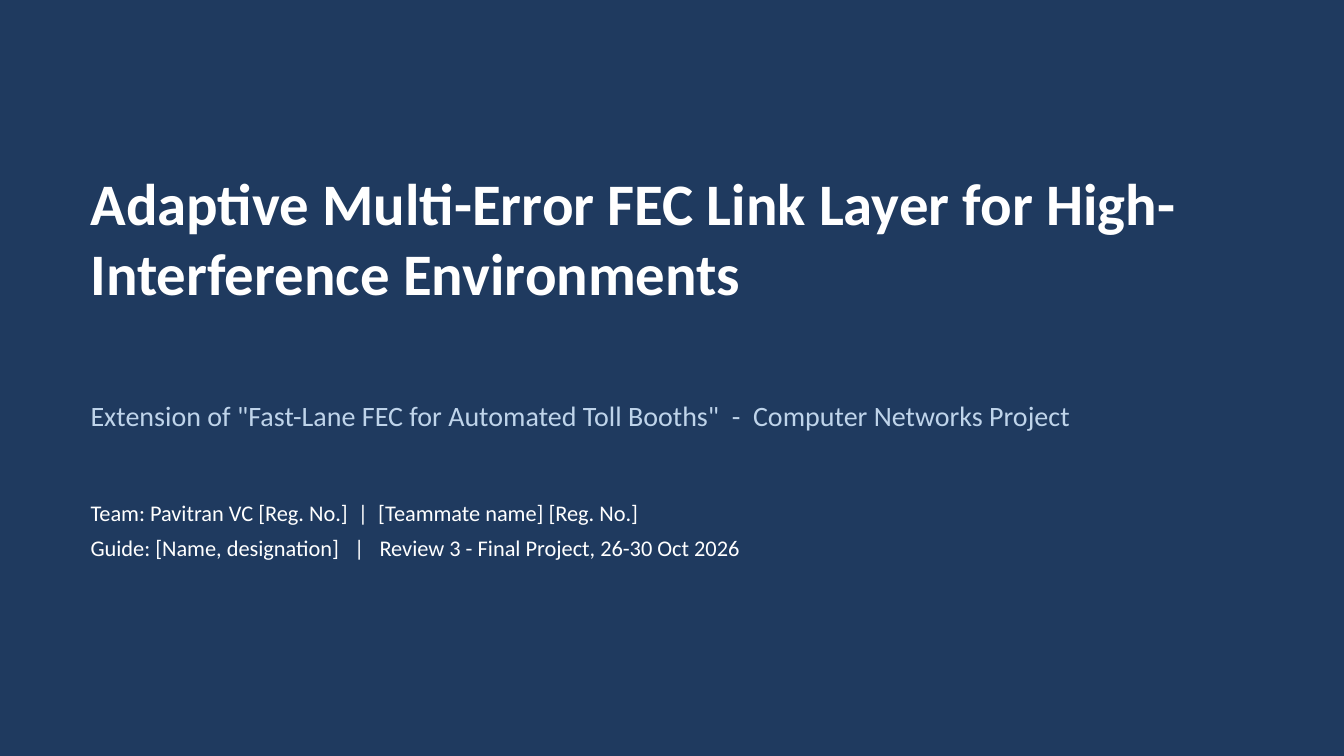
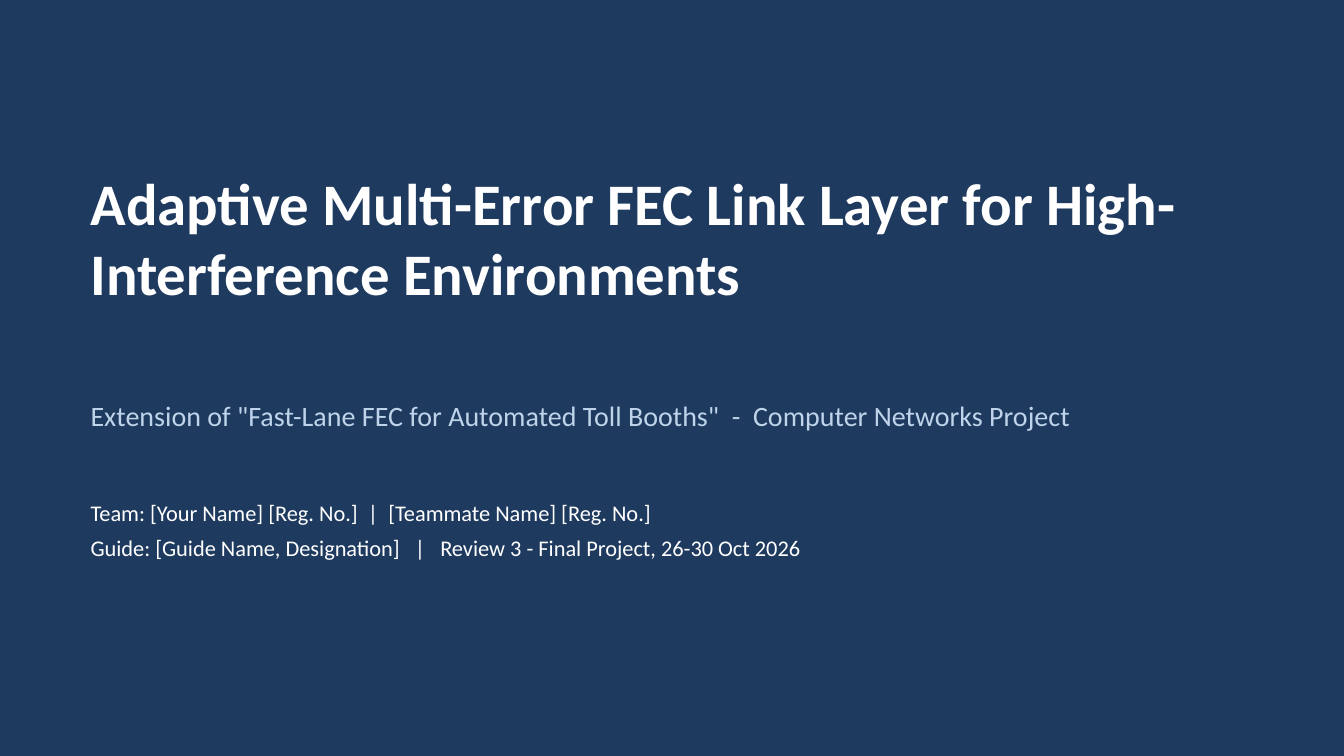
Before and after one commit to PavitranVC/Adaptive-FEC-Link, a slide deck: slide 1 of submission/Review3_Final_Presentation.pptx. Drawn at 1344x756 pixels with LibreOffice and Linux fonts; fonts in the diff are those of the drawing. Boxes give left, top, right and bottom in pixels: in the first picture for what was removed or moved away, otherwise in the second. Text is boxed around its words. In the diff, an @@ line names an element or a change of style, - is before the commit and + after.

```diff
--- a/submission/Review3_Final_Presentation.pptx
+++ b/submission/Review3_Final_Presentation.pptx
@@ text at (x1=91, y1=504, x2=800, y2=560): text changed @@
-Team: Pavitran VC [Reg. No.] | [Teammate name] [Reg. No.]
-Guide: [Name, designation] | Review 3 - Final Project, 26-30 Oct 2026
+Team: [Your Name] [Reg. No.] | [Teammate Name] [Reg. No.]
+Guide: [Guide Name, Designation] | Review 3 - Final Project, 26-30 Oct 2026
```
Also in this commit, not shown: 3 other files.
